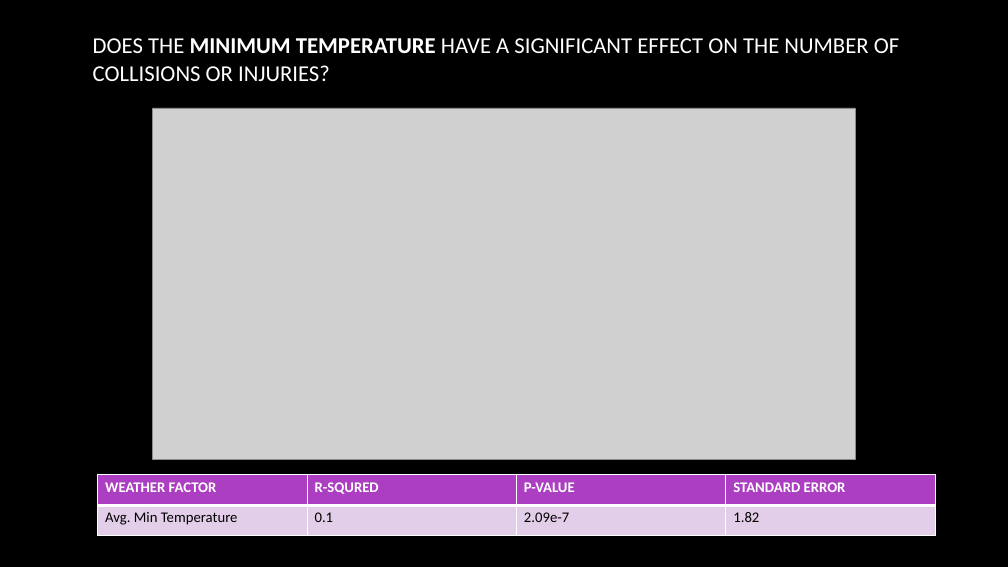
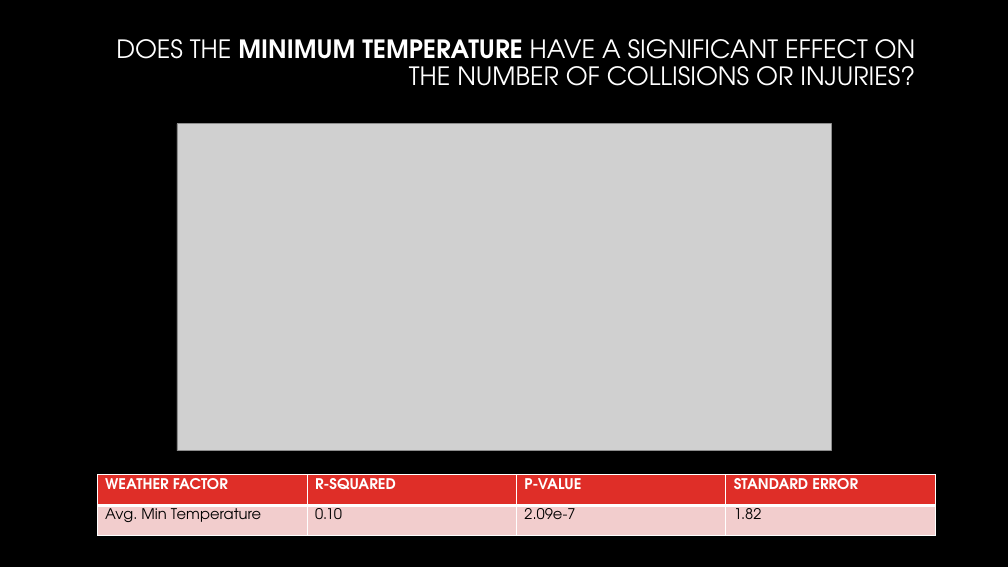
Before and after one commit to huntercash/ProjectOne, a slide deck: slide 16 of reports/Presentation1.pptx (slide 14 before the commit). Drawn at 1008x567 pixels with LibreOffice and Linux fonts; fonts in the diff are those of the drawing; grey boxes stand for pictures; background and template pictures are left out. Boxes give left, top, right and bottom in pixels: in the first picture for what was removed or moved away, otherwise in the second. Text is boxed around its words. In the diff, an @@ line names an element or a change of style, - is before the commit and + after.

```diff
--- a/reports/Presentation1.pptx
+++ b/reports/Presentation1.pptx
@@ title "DOES THE MINIMUM TEMPERATURE HAVE ...": place and size @@
-title "DOES THE MINIMUM TEMPERATURE HAVE ..." at box(93, 38, 899, 81)
+title "DOES THE MINIMUM TEMPERATURE HAVE ..." at box(116, 39, 916, 86)
@@ title "DOES THE MINIMUM TEMPERATURE HAVE ..." at box(116, 39, 916, 86): size 21.6 to 24 pt, font Calibri to TeX Gyre Adventor; alignment left to right; line spacing 1 to 0.9 @@
@@ picture: place and size @@
-picture at box(153, 108, 855, 460)
+picture at box(177, 124, 831, 451)
@@ table at box(98, 475, 935, 536) @@
-row 1, column 2: R-SQURED
+row 1, column 2: R-SQUARED
-row 2, column 2: 0.1
+row 2, column 2: 0.10
@@ fill #AC3EC1 to #DF2E28 in row 1 @@
@@ fill #E3CEE9 to #F3CDCD in row 2 @@
@@ font Calibri to TeX Gyre Adventor in "WEATHER FACTOR", "P-VALUE", "STANDARD ERROR", "Avg. Min Temperature" and 2 more places @@
```
Also in this commit, not shown: 18 other slides changed, 2 slides added, 2 slides removed, 19 other files.
